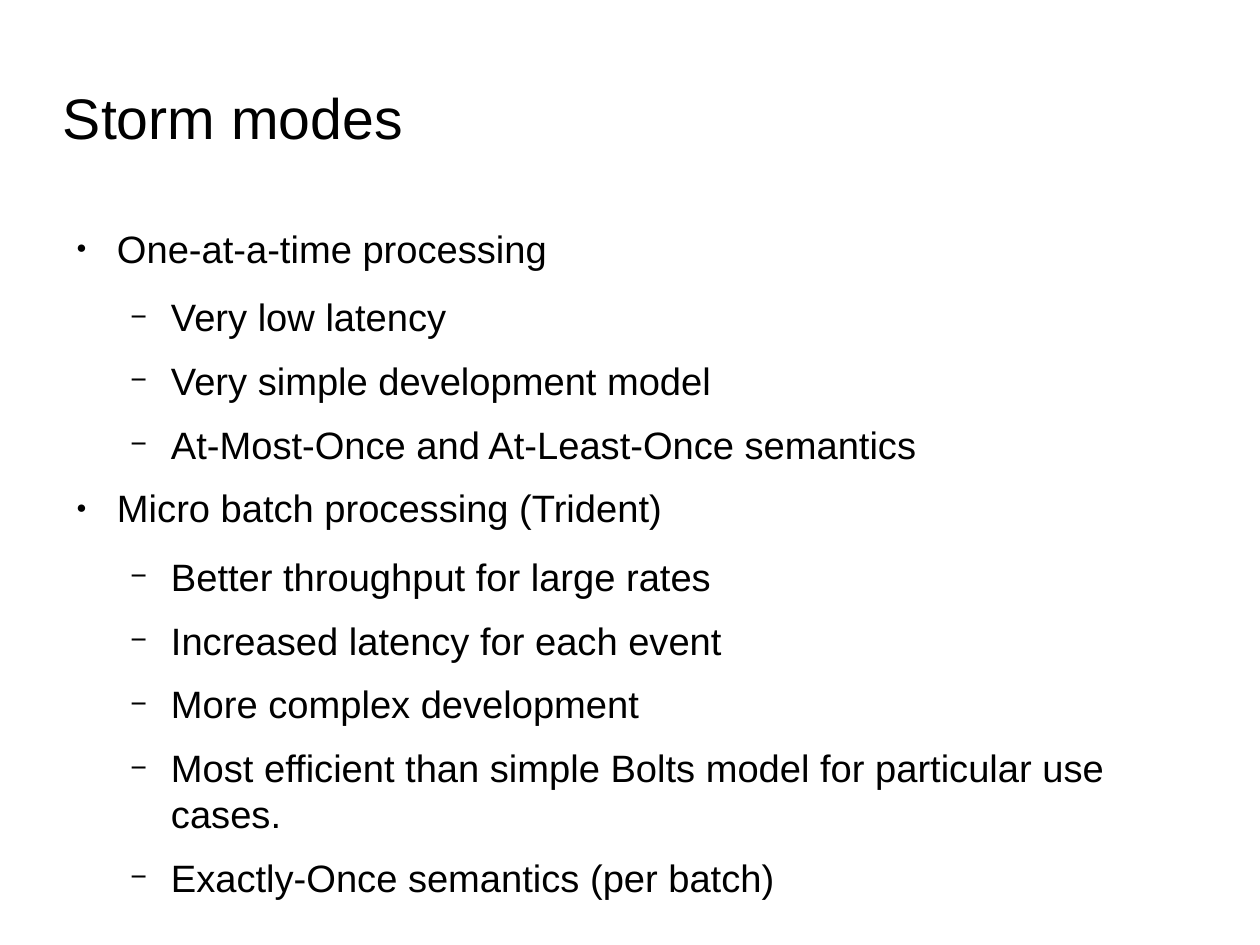
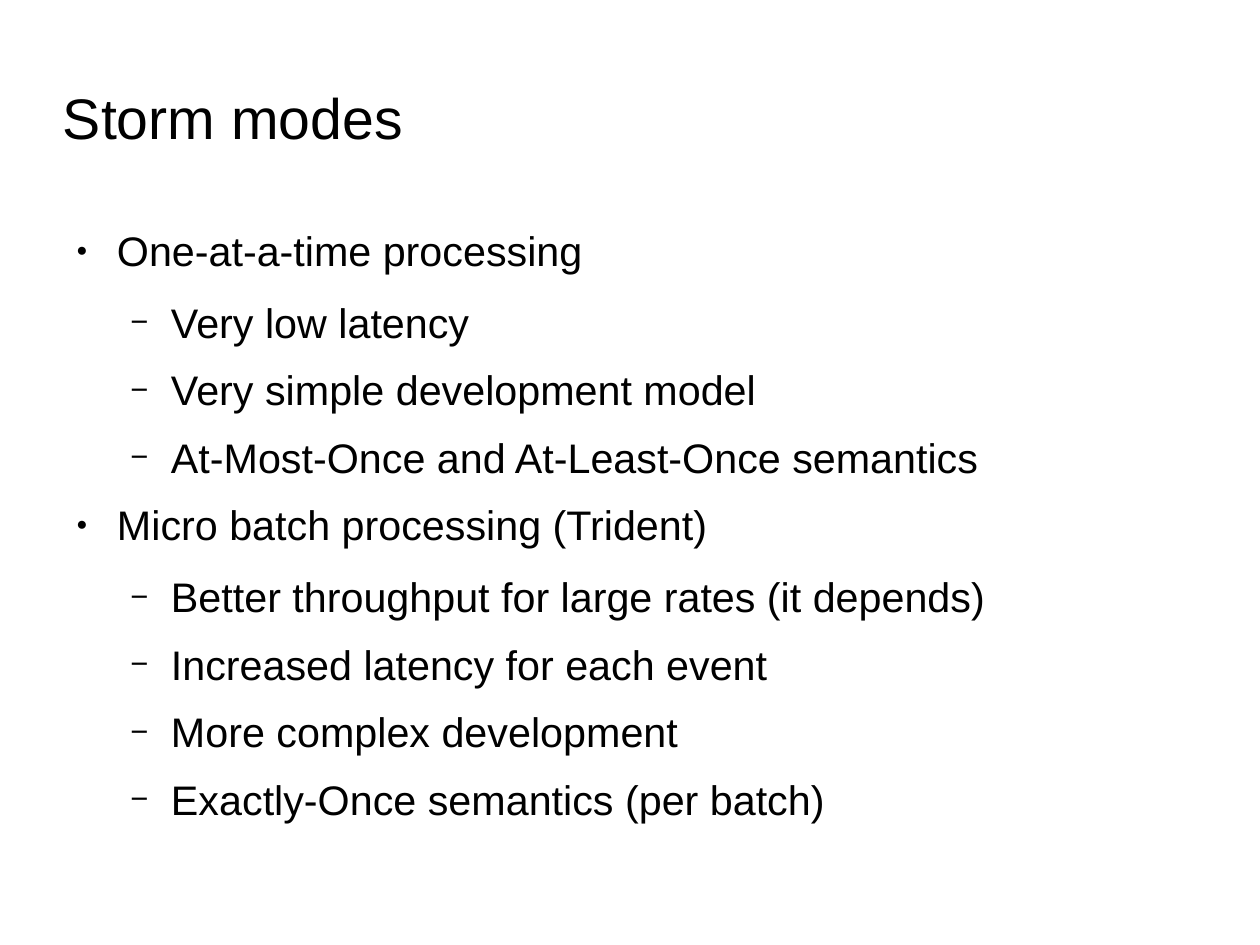
Before and after one commit to qiozas/Documents, a slide deck: slide 23 of fosscomm-2016/Big Data Streaming - FOSSCOMM 2016.odp (slide 22 before the commit). Drawn at 1260x945 pixels with LibreOffice and Linux fonts; fonts in the diff are those of the drawing; background and template pictures are left out. Boxes give left, top, right and bottom in pixels: in the first picture for what was removed or moved away, otherwise in the second. Text is boxed around its words. In the diff, an @@ line names an element or a change of style, - is before the commit and + after.

```diff
--- a/fosscomm-2016/Big Data Streaming - FOSSCOMM 2016.odp
+++ b/fosscomm-2016/Big Data Streaming - FOSSCOMM 2016.odp
@@ text at [117, 236, 978, 823]: size 24.1 to 26 pt in "One-at-a-time processing", "Very low latency", "Very simple development model", "At-Most-Once and At-Least-Once semantics" and 4 more places @@
@@ text at [171, 582, 985, 620]: text changed; size 24.1 to 26 pt @@
-  − Better throughput for large rates
+  − Better throughput for large rates (it depends)
@@ text at [171, 754, 1103, 829]: paragraph removed @@
-  − Most efficient than simple Bolts model for particular use cases.
```
Also in this commit, not shown: 4 other slides changed, 2 slides added, 1 other file.
